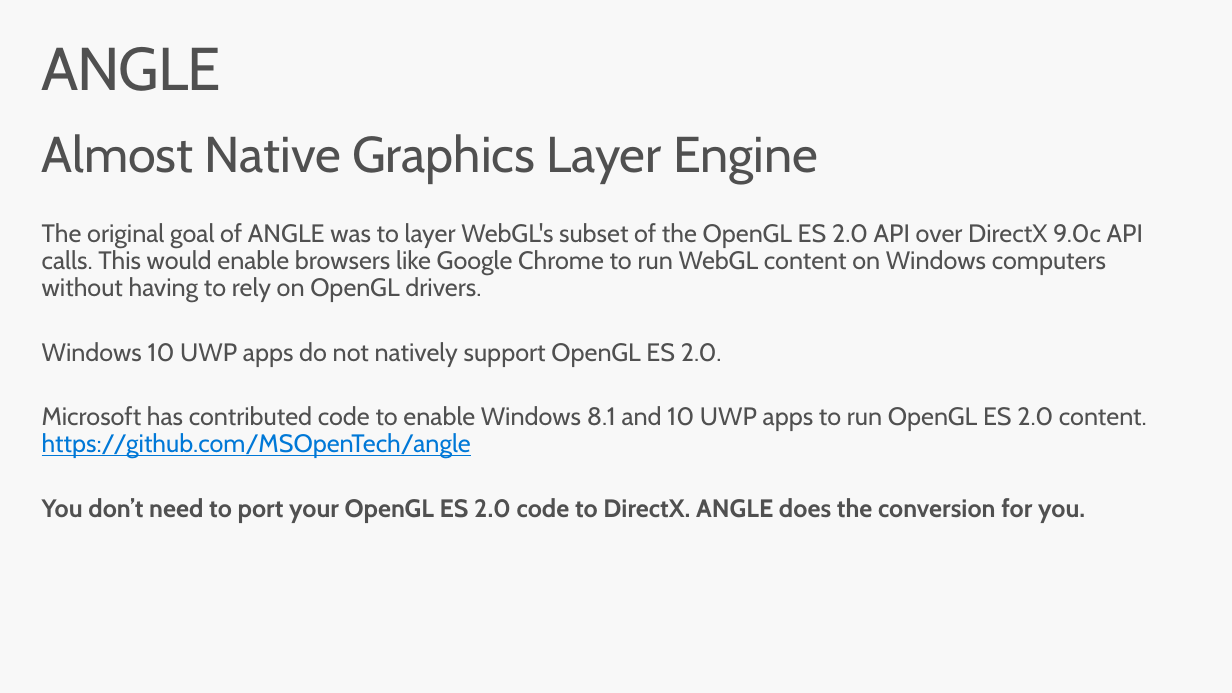
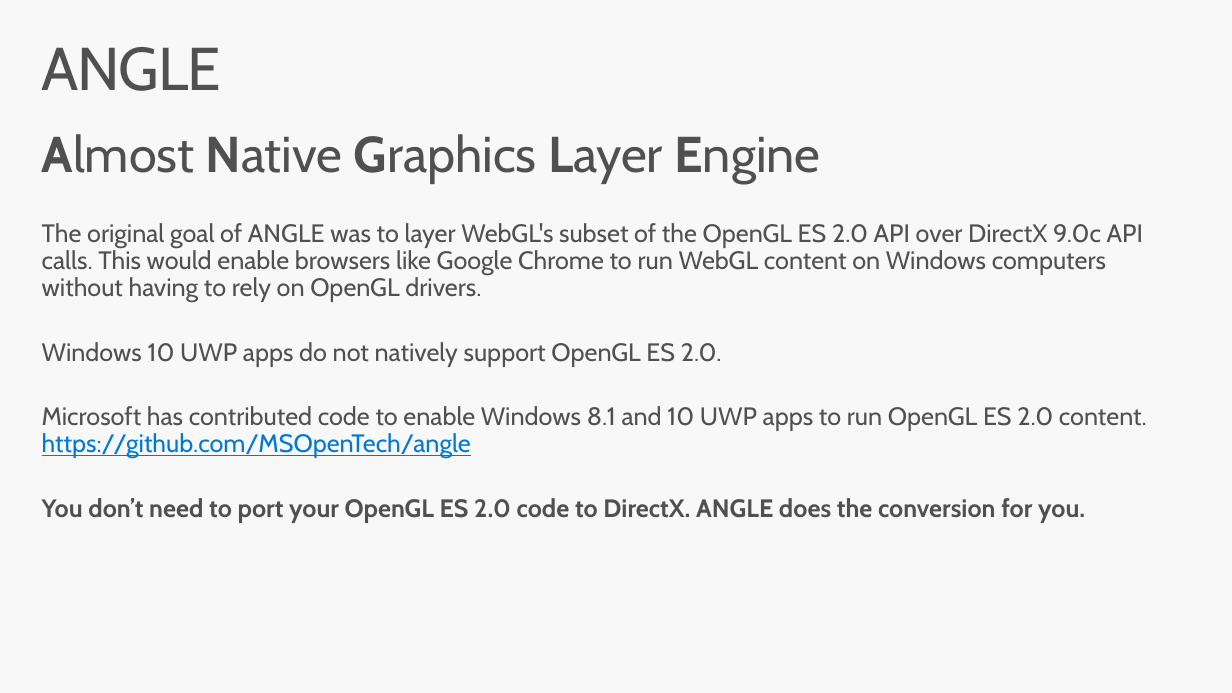
Before and after one commit to Microsoft-Build-2016/CodeLabs-GameDev-3-ANGLE, a slide deck: slide 3 of Presentation.pptx. Drawn at 1232x693 pixels with LibreOffice and Linux fonts; fonts in the diff are those of the drawing. Boxes give left, top, right and bottom in pixels: in the first picture for what was removed or moved away, otherwise in the second. Text is boxed around its words. In the diff, an @@ line names an element or a change of style, - is before the commit and + after.

Commit message:
updated slides with ANGLE content

```diff
--- a/Presentation.pptx
+++ b/Presentation.pptx
@@ text at (42, 134, 820, 183): bold on in "Almost Native Graphics Layer Engine" @@
```
Also in this commit, not shown: 1 other slide changed.
